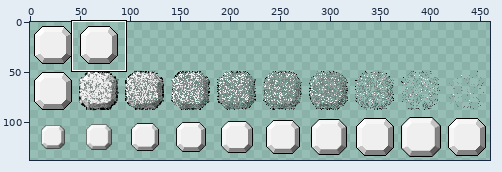
Edited in one commit: sprite sheet (resources/whitegem.png). The picture above shows the old version from afar; the outline marks the close-up.
Close-up. Earlier state:
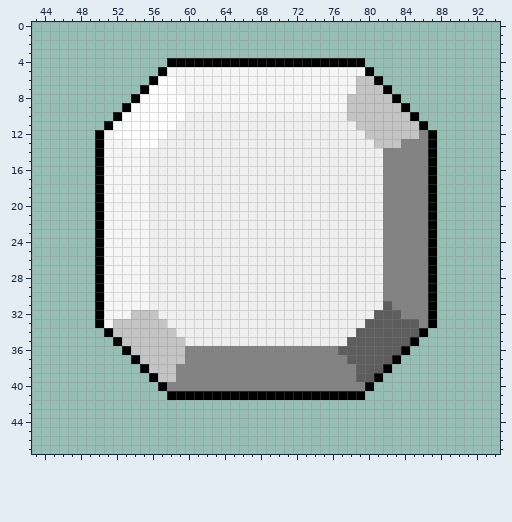
The file is 460x138 pixels. Pixels under 10% opacity are left out. Colours within 5 levels of each other are drawn and written as one. Shown: x 43..94, y 0..47.
After the commit:
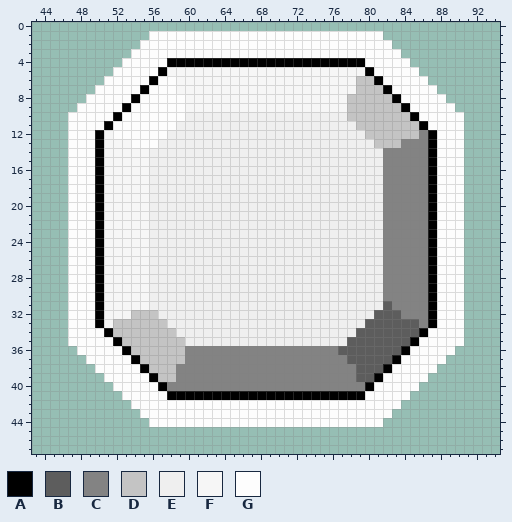
Palette (. is transparent): A #000000  B #5d5d5d  C #838383  D #c4c4c4  E #efefef  F #f6f6f6  G #fdfdfd
What changed:
y 1: x 56..81 .......................... -> GGGGGGGGGGGGGGGGGGGGGGGGGG
y 2: x 55..82 ............................ -> GGGGGGGGGGGGGGGGGGGGGGGGGGGG
y 3: x 54..83 .............................. -> GGGGGGGGGGGGGGGGGGGGGGGGGGGGGG
y 4: x 53..57 ..... -> GGGGG; x 80..84 ..... -> GGGGG
y 5: x 52..56 ..... -> GGGGG; x 81..85 ..... -> GGGGG
y 6: x 51..55 ..... -> GGGGG; x 82..86 ..... -> GGGGG
y 7: x 50..54 ..... -> GGGGG; x 83..87 ..... -> GGGGG
y 8: x 49..53 ..... -> GGGGG; x 84..88 ..... -> GGGGG
y 9: x 48..52 ..... -> GGGGG; x 85..89 ..... -> GGGGG
y 10: x 47..51 ..... -> GGGGG; x 86..90 ..... -> GGGGG
y 11: x 47..50 .... -> GGGG; x 87..90 .... -> GGGG
y 12..33: x 47..49 ... -> GGG; x 88..90 ... -> GGG
y 34: x 47..50 .... -> GGGG; x 87..90 .... -> GGGG
y 35: x 47..51 ..... -> GGGGG; x 86..90 ..... -> GGGGG
y 36: x 48..52 ..... -> GGGGG; x 85..89 ..... -> GGGGG
y 37: x 49..53 ..... -> GGGGG; x 84..88 ..... -> GGGGG
y 38: x 50..54 ..... -> GGGGG; x 83..87 ..... -> GGGGG
y 39: x 51..55 ..... -> GGGGG; x 82..86 ..... -> GGGGG
y 40: x 52..56 ..... -> GGGGG; x 81..85 ..... -> GGGGG
y 41: x 53..57 ..... -> GGGGG; x 80..84 ..... -> GGGGG
y 42: x 54..83 .............................. -> GGGGGGGGGGGGGGGGGGGGGGGGGGGGGG
y 43: x 55..82 ............................ -> GGGGGGGGGGGGGGGGGGGGGGGGGGGG
y 44: x 56..81 .......................... -> GGGGGGGGGGGGGGGGGGGGGGGGGG
